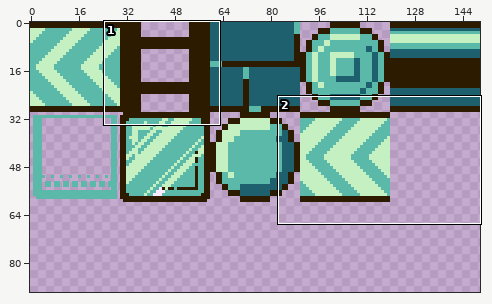
Sprite sheet: js13k/dst/assets/atlas.png. The first picture is a wide view before the edit; the outline marks the close-up.
Close-up. Before the edit:
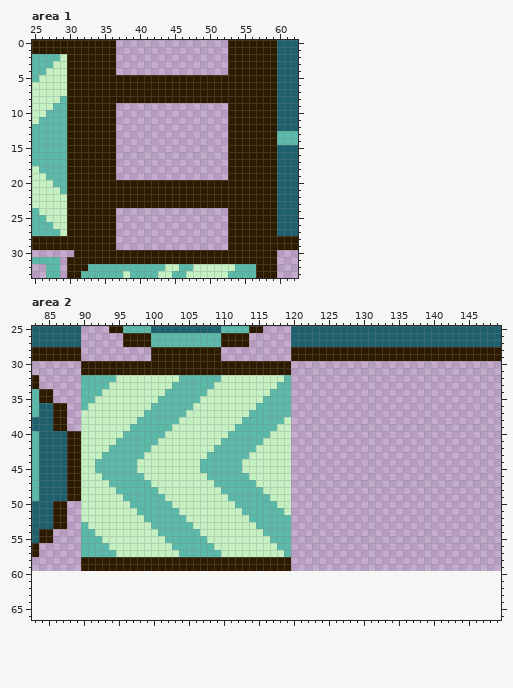
The file is 160x60 pixels. Shown: area 1: x 25..62, y 0..33; area 2: x 83..149, y 25..66. The old version is drawn lined up with the new one, on the new canvas. The commit also changed other parts of the picture, which this record leaves out.
New version:
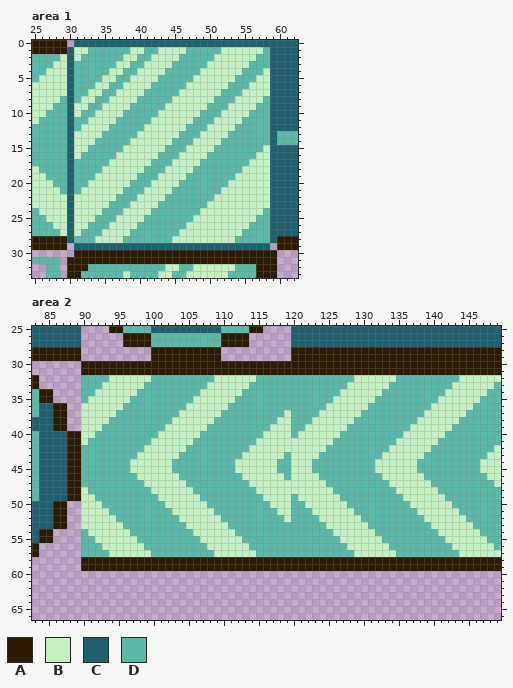
Palette (. is transparent): A #2d1b00  B #c4f0c2  C #1e606e  D #5ab9a8
What changed:
canvas 160x60 -> 150x90 (the part of the old canvas that was cut away was empty and is not shown)
Changed rows in their new state; - is an unchanged pixel.
Area 1:
first column x 30:
 0 .CCCCCCCCCCCCCCCCCCCCCCCCCCCCC
 1 CBBDDDDDDBBDDBBBBDDDDDBBBBBBDC
 2 CBDDDDDDBBDDBBBBDDDDDBBBBBBDDC
 3 CDDDDDDBBDDBBBBDDDDDBBBBBBDDDC
 4 CDDDDDBBDDBBBBDDDDDBBBBBBDDDBC
 5 CDDDDBBDDBBBBDDDDDBBBBBBDDDBBC
 6 CDDDBBDDBBBBDDDDDBBBBBBDDDBBBC
 7 CDDBBDDBBBBDDDDDBBBBBBDDDBBBBC
 8 CDBBDDBBBBDDDDDBBBBBBDDDBBBBDC
 9 CBBDDBBBBDDDDDBBBBBBDDDBBBBDDC
10 CBDDBBBBDDDDDBBBBBBDDDBBBBDDDC
11 CDDBBBBDDDDDBBBBBBDDDBBBBDDDDC
12 CDBBBBDDDDDBBBBBBDDDBBBBDDDDDC
13 CBBBBDDDDDBBBBBBDDDBBBBDDDDDDC
14 CBBBDDDDDBBBBBBDDDBBBBDDDDDDDC
15 CBBDDDDDBBBBBBDDDBBBBDDDDDDDBC
16 CBDDDDDBBBBBBDDDBBBBDDDDDDDBBC
17 CDDDDDBBBBBBDDDBBBBDDDDDDDBBBC
18 CDDDDBBBBBBDDDBBBBDDDDDDDBBBBC
19 CDDDBBBBBBDDDBBBBDDDDDDDBBBBBC
20 CDDBBBBBBDDDBBBBDDDDDDDBBBBBBC
21 CDBBBBBBDDDBBBBDDDDDDDBBBBBBBC
22 CBBBBBBDDDBBBBDDDDDDDBBBBBBBBC
23 CBBBBBDDDBBBBDDDDDDDBBBBBBBBBC
24 CBBBBDDDBBBBDDDDDDDBBBBBBBBBDC
25 CBBBDDDBBBBDDDDDDDBBBBBBBBBDDC
26 CBBDDDBBBBDDDDDDDBBBBBBBBBDDDC
27 CBDDDBBBBDDDDDDDBBBBBBBBBDDDDC
28 CDDDBBBBDDDDDDDBBBBBBBBBDDDDDC
29 .CCCCCCCCCCCCCCCCCCCCCCCCCCCC.
Area 2:
first column x 90:
30 ------------------------------AAAAAAAAAAAAAAAAAAAAAAAAAAAAAA
31 ------------------------------AAAAAAAAAAAAAAAAAAAAAAAAAAAAAA
32 ----B-----DDDD-----B-----DDDD-DDDDDDDDDBBBBBBDDDDDDDDDBBBBBB
33 ---B-----DDDD-----B-----DDDD--DDDDDDDDBBBBBBDDDDDDDDDBBBBBBD
34 --B-----DDDD-----B-----DDDD---DDDDDDDBBBBBBDDDDDDDDDBBBBBBDD
35 -B-----DDDD-----B-----DDDD----DDDDDDBBBBBBDDDDDDDDDBBBBBBDDD
36 B-----DDDD-----B-----DDDD-----DDDDDBBBBBBDDDDDDDDDBBBBBBDDDD
37 -----DDDD-----B-----DDDD-----BDDDDBBBBBBDDDDDDDDDBBBBBBDDDDD
38 ----DDDD-----B-----DDDD-----B-DDDBBBBBBDDDDDDDDDBBBBBBDDDDDD
39 ---DDDD-----B-----DDDD-----B--DDBBBBBBDDDDDDDDDBBBBBBDDDDDDD
40 --DDDD-----B-----DDDD-----B---DBBBBBBDDDDDDDDDBBBBBBDDDDDDDD
41 -DDDD-----B-----DDDD-----B----BBBBBBDDDDDDDDDBBBBBBDDDDDDDDD
42 DDDD-----B-----DDDD-----B-----BBBBBDDDDDDDDDBBBBBBDDDDDDDDDB
43 DDD-----B-----DDDD-----B-----DBBBBDDDDDDDDDBBBBBBDDDDDDDDDBB
44 DD-----B-----DDDD-----B-----DDBBBDDDDDDDDDBBBBBBDDDDDDDDDBBB
45 DD-----B-----DDDD-----B-----DDBBBDDDDDDDDDBBBBBBDDDDDDDDDBBB
46 DDD-----B-----DDDD-----B-----DBBBBDDDDDDDDDBBBBBBDDDDDDDDDBB
47 DDDD-----B-----DDDD-----B-----BBBBBDDDDDDDDDBBBBBBDDDDDDDDDB
48 -DDDD-----B-----DDDD-----B----BBBBBBDDDDDDDDDBBBBBBDDDDDDDDD
49 --DDDD-----B-----DDDD-----B---DBBBBBBDDDDDDDDDBBBBBBDDDDDDDD
50 ---DDDD-----B-----DDDD-----B--DDBBBBBBDDDDDDDDDBBBBBBDDDDDDD
51 ----DDDD-----B-----DDDD-----B-DDDBBBBBBDDDDDDDDDBBBBBBDDDDDD
52 -----DDDD-----B-----DDDD-----BDDDDBBBBBBDDDDDDDDDBBBBBBDDDDD
53 B-----DDDD-----B-----DDDD-----DDDDDBBBBBBDDDDDDDDDBBBBBBDDDD
54 -B-----DDDD-----B-----DDDD----DDDDDDBBBBBBDDDDDDDDDBBBBBBDDD
55 --B-----DDDD-----B-----DDDD---DDDDDDDBBBBBBDDDDDDDDDBBBBBBDD
56 ---B-----DDDD-----B-----DDDD--DDDDDDDDBBBBBBDDDDDDDDDBBBBBBD
57 ----B-----DDDD-----B-----DDDD-DDDDDDDDDBBBBBBDDDDDDDDDBBBBBB
58 ------------------------------AAAAAAAAAAAAAAAAAAAAAAAAAAAAAA
59 ------------------------------AAAAAAAAAAAAAAAAAAAAAAAAAAAAAA
Boxes around the changes in both close-ups, in picture pixels (x1, y1, x2, y2):
changed: (67, 40, 277, 250)
changed: (81, 361, 501, 571)
